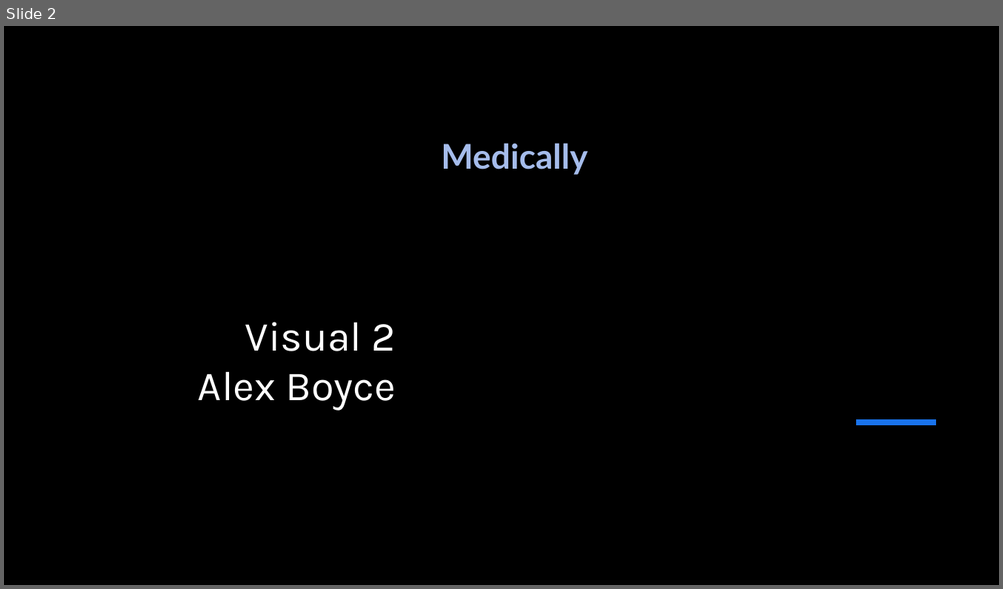
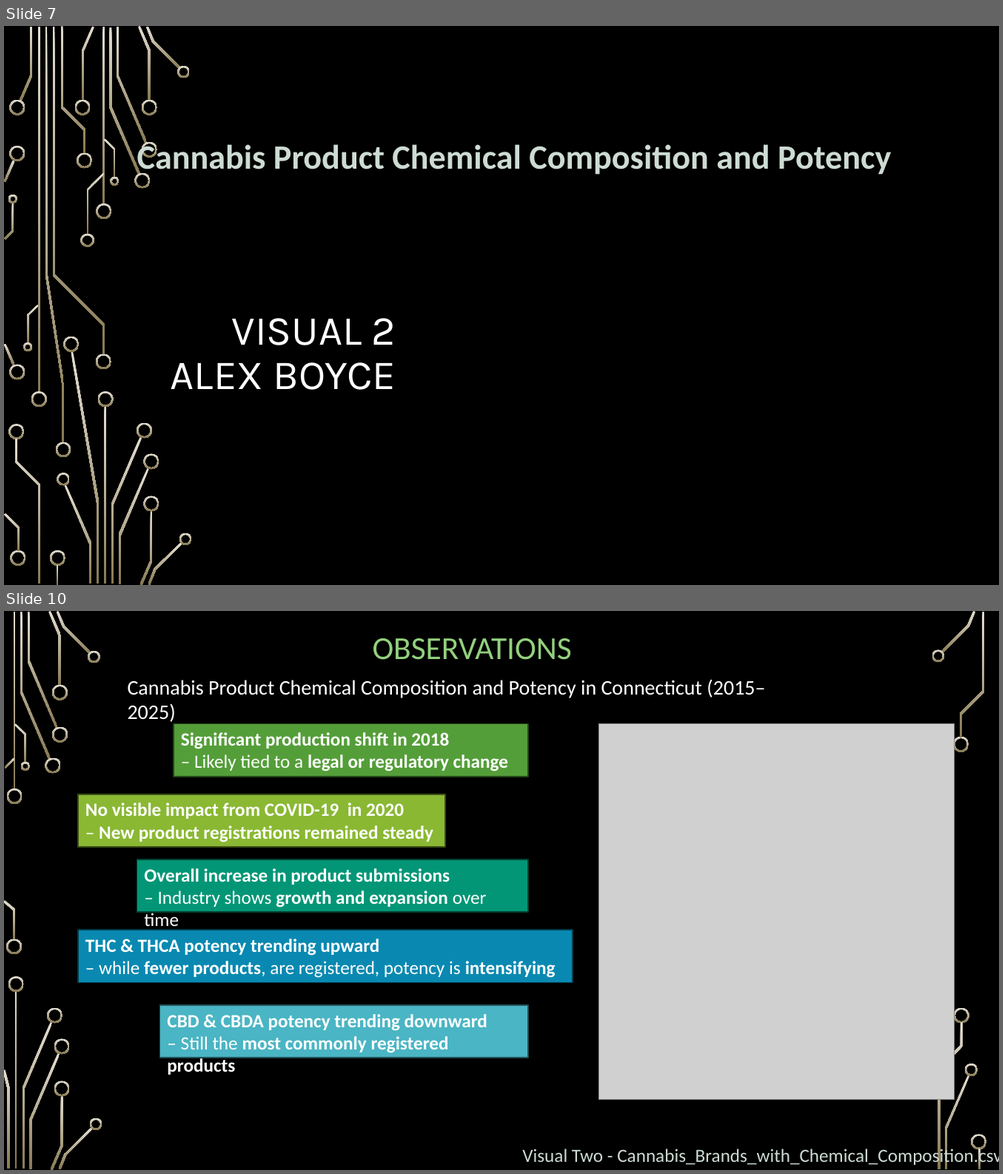
Before and after one commit to nood-leog/CS445-Group, a slide deck: Final Presentation Slides.pptx. Shown one above the other, each under a label of ours: slide 2 before the commit, slides 7 and 10 after it; the slides between them are not shown. The pictures are 1003x589 and 1003x1174 pixels, drawn with LibreOffice and Linux fonts; fonts in the diff are those of the drawing; grey boxes stand for pictures; background and template pictures are left out. Boxes give left, top, right and bottom in pixels: in the first picture for what was removed or moved away, otherwise in the second. Text is boxed around its words. In the diff, an @@ line names an element or a change of style, - is before the commit and + after.

```diff
--- a/Final Presentation Slides.pptx
+++ b/Final Presentation Slides.pptx
@@ slide 10 added at (4,611,999,1170), background picture (left out) @@
@@ text added at (373,638,572,660), 31 pt, text #93D07D @@
+OBSERVATIONS
@@ text added at (128,680,765,698), 20 pt, text #FFFFFF @@
+Cannabis Product Chemical Composition and Potency in Connecticut (2015–2025)
@@ rectangle added at (173,723,528,777), fill #549E39, outline #254519 1.25 pt, 18 pt, text #FFFFFF, bold @@
+Significant production shift in 2018
+– Likely tied to a legal or regulatory change
@@ picture added at (599,723,955,1099) @@
@@ rectangle added at (78,795,445,848), fill #8AB833, outline #3C5116 1.25 pt, 18 pt, text #FFFFFF, bold @@
+No visible impact from COVID-19 in 2020
+– New product registrations remained steady
@@ rectangle added at (136,860,528,912), fill #029676, outline #014234 1.25 pt, 18 pt, text #FFFFFF, bold @@
+Overall increase in product submissions
+– Industry shows growth and expansion over time
@@ rectangle added at (78,931,572,983), fill #0989B1, outline #043C4E 1.25 pt, 18 pt, text #FFFFFF, bold @@
+THC & THCA potency trending upward
+– while fewer products, are registered, potency is intensifying
@@ rectangle added at (160,1005,528,1059), fill #4AB5C4, outline #204F56 1.25 pt, 18 pt, text #FFFFFF, bold @@
+CBD & CBDA potency trending downward
+– Still the most commonly registered products
@@ text added at (522,1147,999,1167), 18 pt, text #CDDBD3 @@
+Visual Two - Cannabis_Brands_with_Chemical_Composition.csv
@@ group added at (4,611,987,1170): 33 freeform shapes, 3 rectangles @@
@@ what was slide 2 is now slide 7 @@
@@ slide 7 changed as well @@
@@ rectangle removed at (301,26,999,585) @@
@@ text at (137,140,891,177): text changed; font Lato to Calibri; text colour #A5BCEB to #CDDBD3 @@
-Medically
+Cannabis Product Chemical Composition and Potency
@@ title at (170,318,396,390): text changed @@
-Visual 2
-Alex Boyce
+VISUAL 2
+ALEX BOYCE
@@ line removed from (856, 423) to (936, 423) @@
@@ group added at (4,26,192,585): 50 freeform shapes, 4 rectangles @@
```
Also in this commit, not shown: 21 other slides changed, 15 other slides added.
